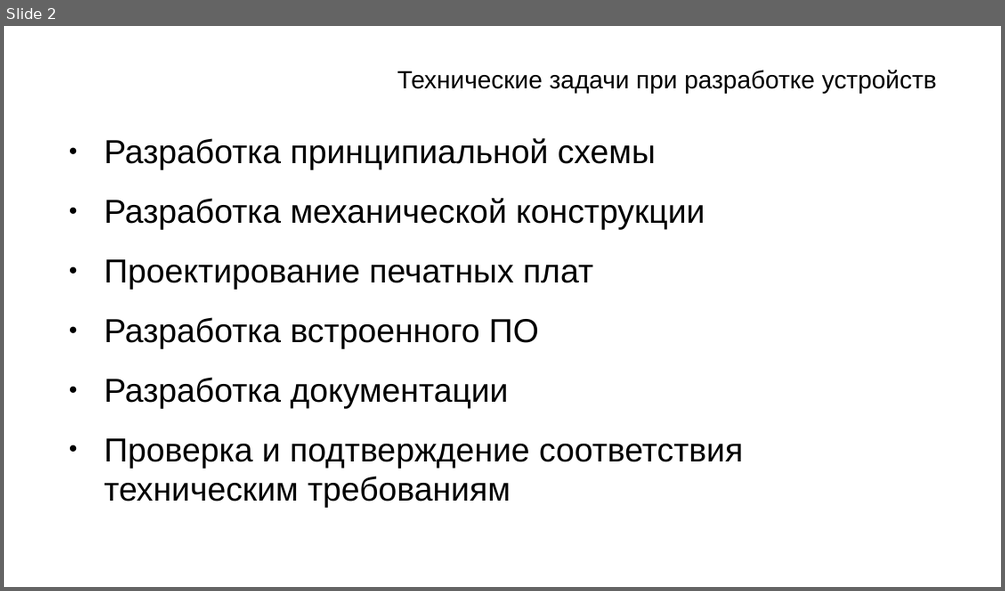
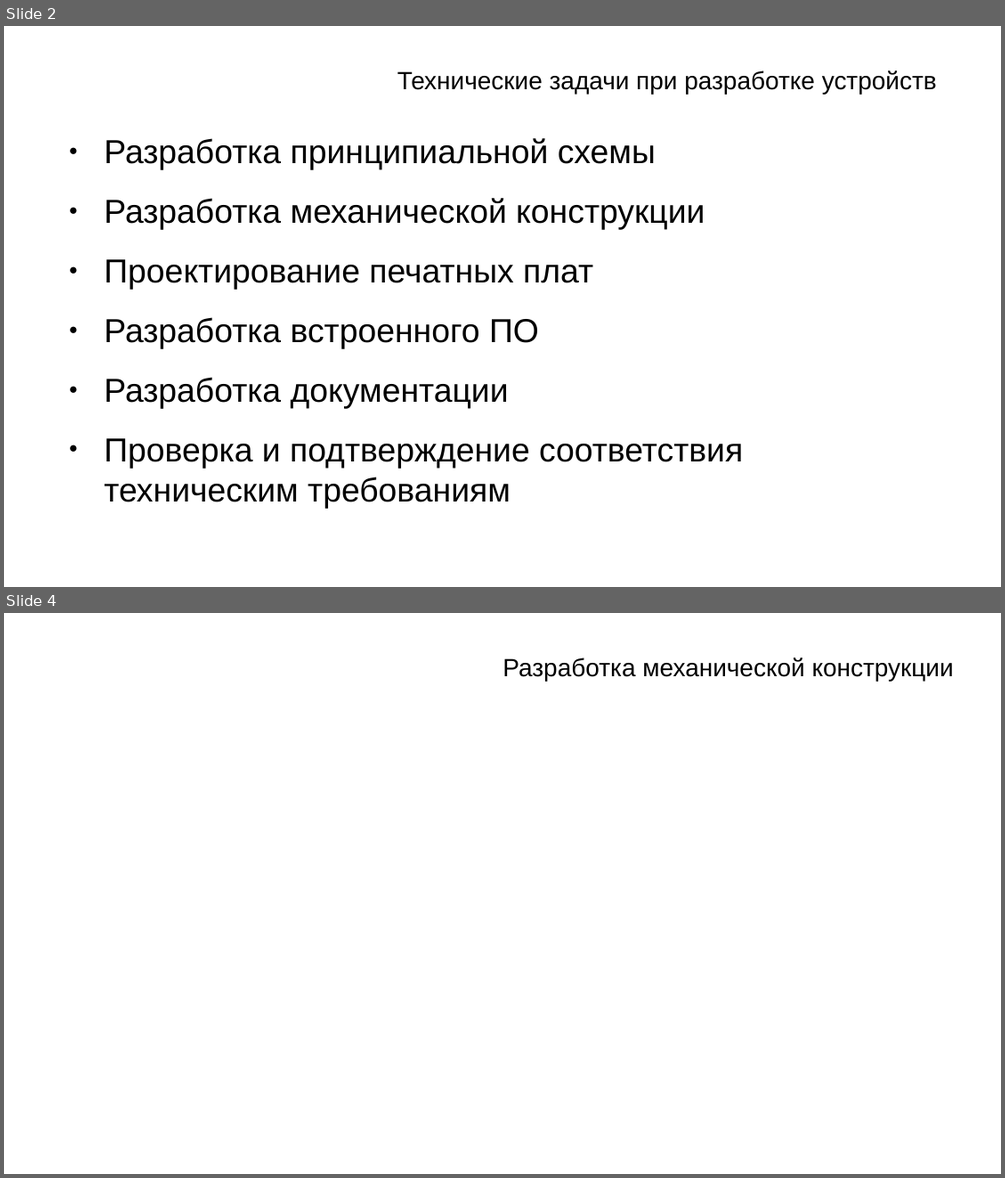
Before and after one commit to zolotarev88/conferencial, a slide deck: 10.12.19.pptx. Shown one above the other, each under a label of ours: slide 2 before the commit, slides 2 and 4 after it; the slides between them are not shown. The pictures are 1005x591 and 1005x1178 pixels, drawn with LibreOffice and Linux fonts; fonts in the diff are those of the drawing; background and template pictures are left out. Boxes give left, top, right and bottom in pixels: in the first picture for what was removed or moved away, otherwise in the second. Text is boxed around its words. In the diff, an @@ line names an element or a change of style, - is before the commit and + after.

```diff
--- a/10.12.19.pptx
+++ b/10.12.19.pptx
@@ slide 4 added at (x1=4, y1=613, x2=1001, y2=1174), background picture (left out) @@
@@ text added at (x1=502, y1=657, x2=954, y2=681), 18 pt, text #000000 @@
+Разработка механической конструкции
```
Also in this commit, not shown: 1 other slide added, 1 slide removed, 3 other files.
